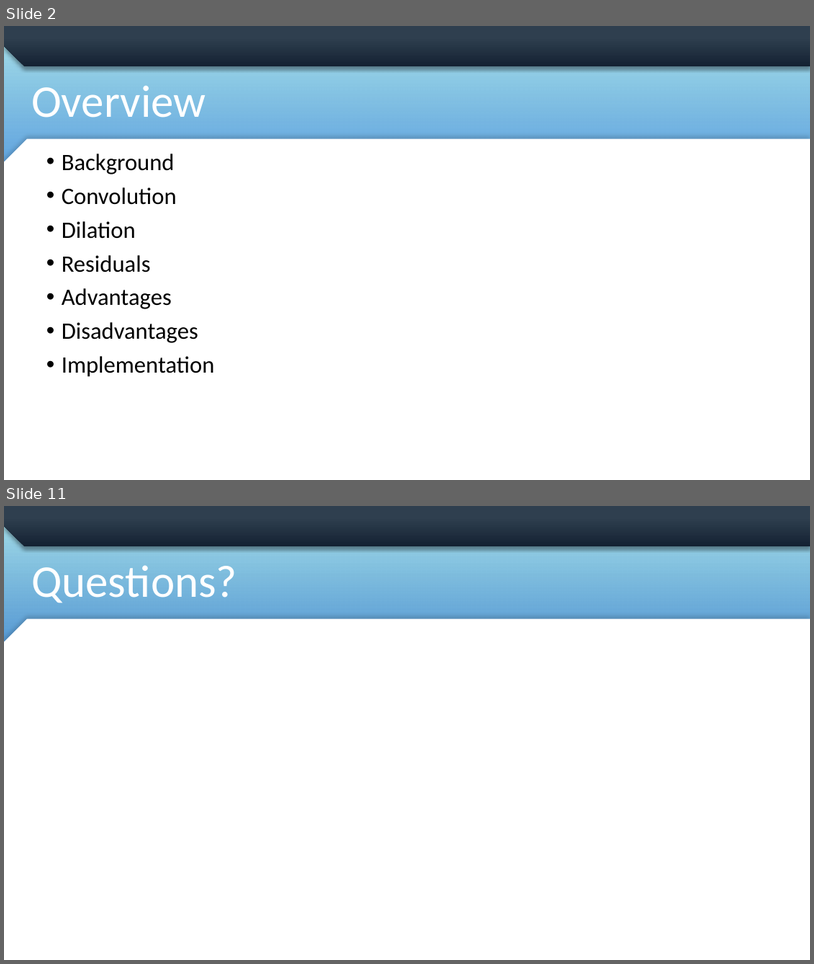
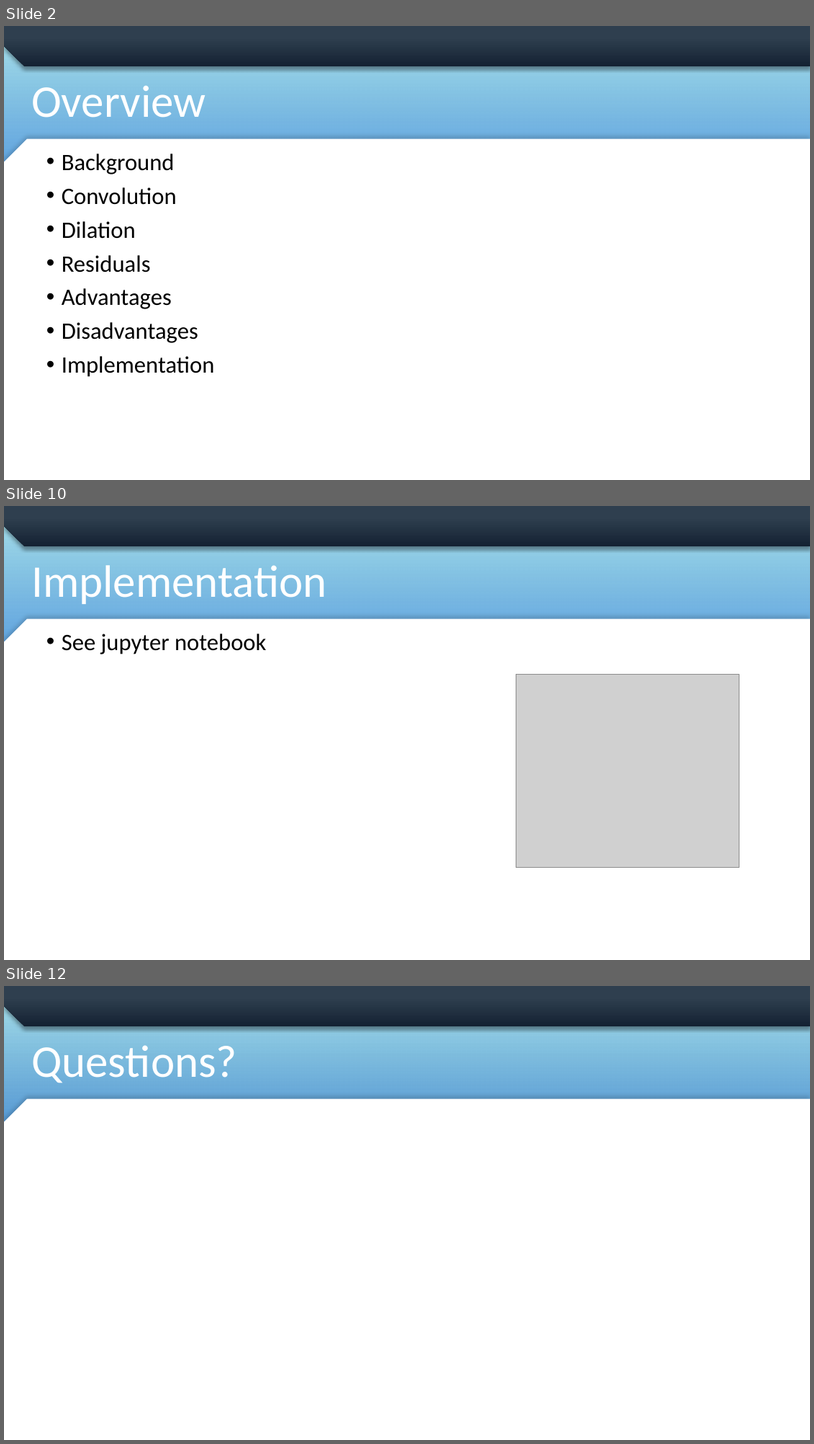
Before and after one commit to mdemore2/CSCE823, a slide deck: Student Lecture/Demore_TCN_Lecture.pptx. Shown one above the other, each under a label of ours: slides 2 and 11 before the commit, slides 2, 10 and 12 after it; the slides between them are not shown. The pictures are 814x964 and 814x1444 pixels, drawn with LibreOffice and Linux fonts; fonts in the diff are those of the drawing; grey boxes stand for pictures; background and template pictures are left out; a plain dark background stands for a picture behind light text. Boxes give left, top, right and bottom in pixels: in the first picture for what was removed or moved away, otherwise in the second. Text is boxed around its words. In the diff, an @@ line names an element or a change of style, - is before the commit and + after.

```diff
--- a/Student Lecture/Demore_TCN_Lecture.pptx
+++ b/Student Lecture/Demore_TCN_Lecture.pptx
@@ slide 10 added at <box>4,506,810,960</box>, background picture (left out); not listed: 4 template elements that a slide beside it also shows @@
@@ title added at <box>31,565,327,604</box>, 54 pt, text #FFFFFF @@
+Implementation
@@ text added at <box>62,633,266,654</box>, 28 pt, text #000000 @@
+• See jupyter notebook
@@ picture added at <box>517,674,741,867</box> @@
@@ what was slide 11 is now slide 12 @@
```
Also in this commit, not shown: 7 slides changed, 1 other slide added, 1 slide removed, 2 other files.
